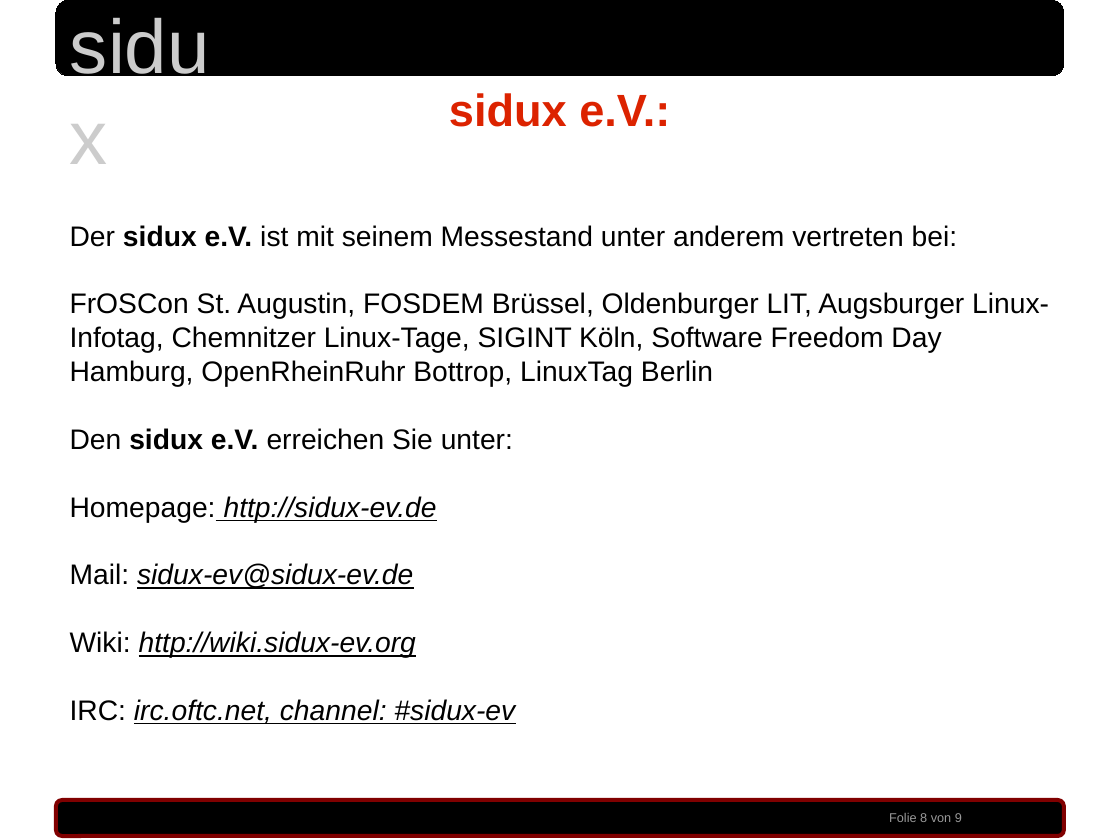
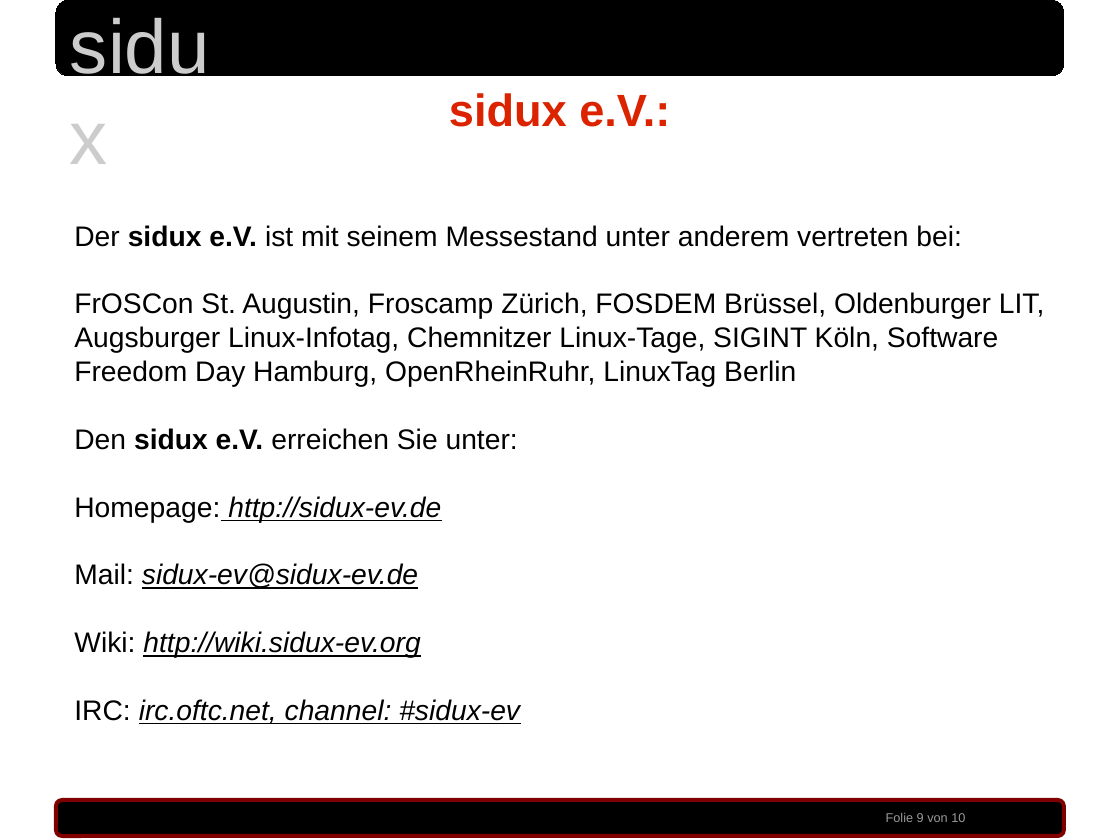
Before and after one commit to sidux-ev/praesentation, a slide deck: slide 9 of bin/froscon_2010.odp (slide 8 before the commit). Drawn at 1120x840 pixels with LibreOffice and Linux fonts; fonts in the diff are those of the drawing; background and template pictures are left out. Boxes give left, top, right and bottom in pixels: in the first picture for what was removed or moved away, otherwise in the second. Text is boxed around its words. In the diff, an @@ line names an element or a change of style, - is before the commit and + after.

Commit message:
text in odp eingesetzt

```diff
--- a/bin/froscon_2010.odp
+++ b/bin/froscon_2010.odp
@@ text at <box>74,292,1044,387</box>: text changed @@
-FrOSCon St. Augustin, FOSDEM Brüssel, Oldenburger LIT, Augsburger Linux-Infotag, Chemnitzer Linux-Tage, SIGINT Köln, Software Freedom Day Hamburg, OpenRheinRuhr Bottrop, LinuxTag Berlin
+FrOSCon St. Augustin, Froscamp Zürich, FOSDEM Brüssel, Oldenburger LIT, Augsburger Linux-Infotag, Chemnitzer Linux-Tage, SIGINT Köln, Software Freedom Day Hamburg, OpenRheinRuhr, LinuxTag Berlin
@@ text at <box>886,813,965,822</box>: text changed @@
-Folie 8 von 9
+Folie 9 von 10
```
Also in this commit, not shown: 7 other slides changed, 1 slide added.
